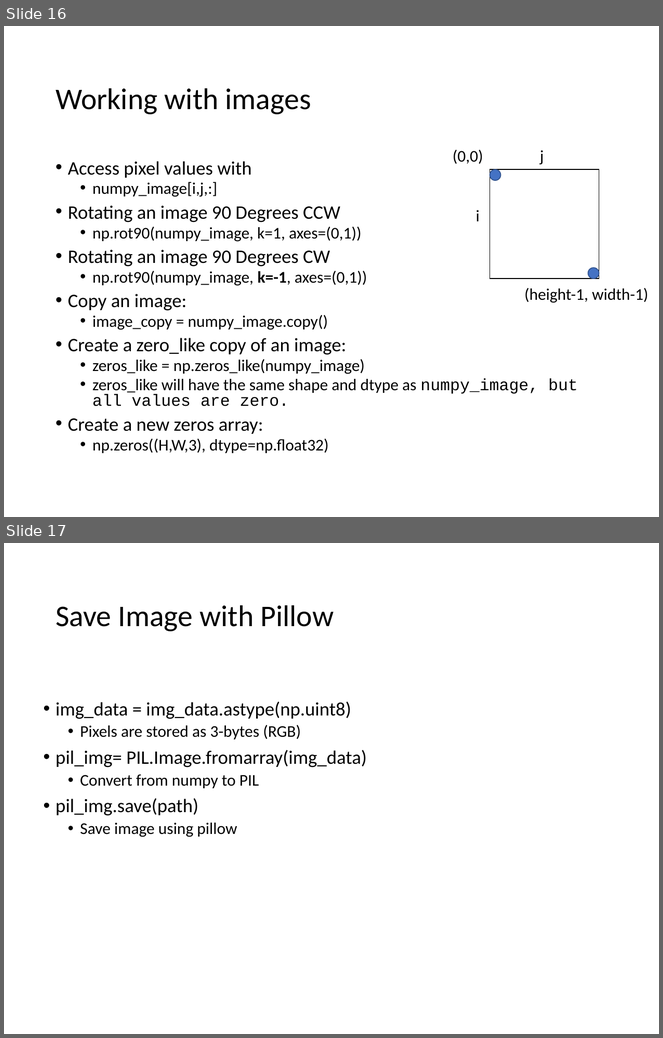
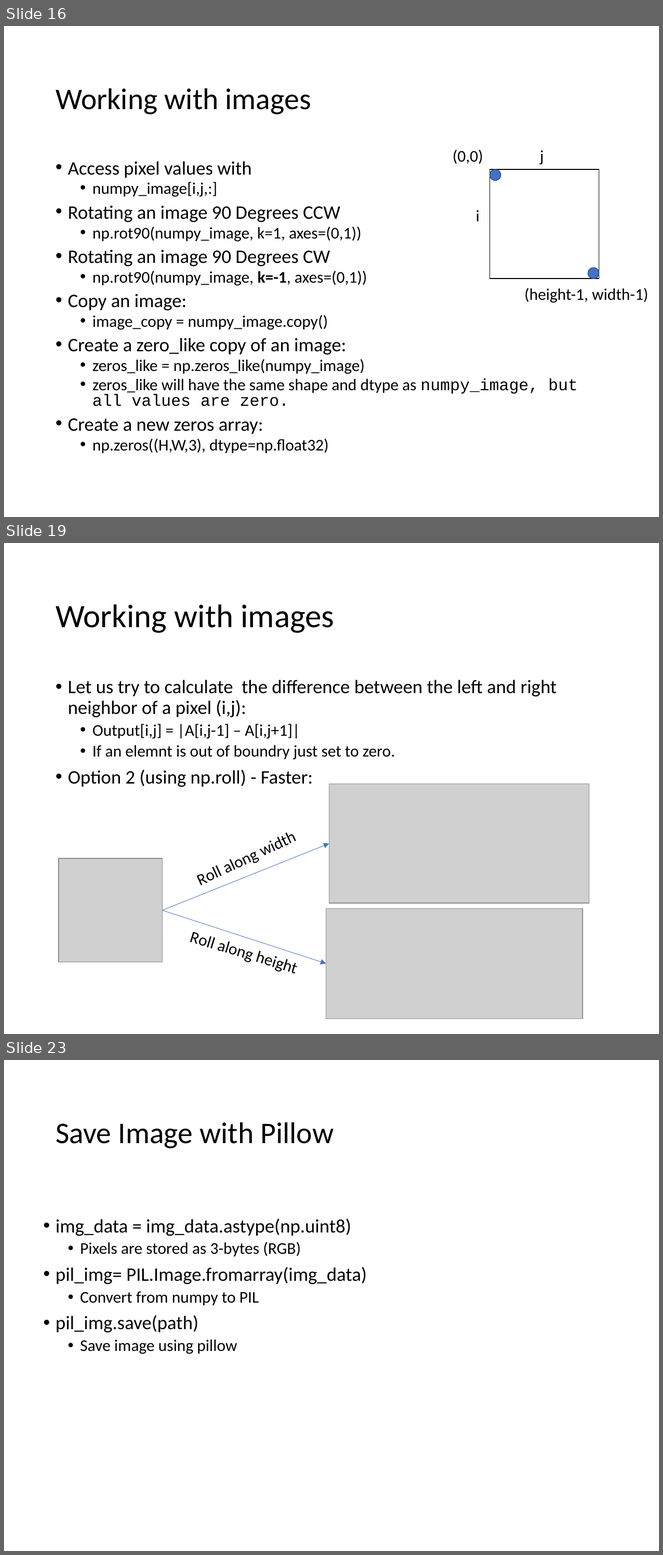
Before and after one commit to lironcohen8/CG_Seam_Carving, a slide deck: Ex1.pptx. Shown one above the other, each under a label of ours: slides 16 and 17 before the commit, slides 16, 19 and 23 after it; the slides between them are not shown. The pictures are 663x1038 and 663x1555 pixels, drawn with LibreOffice and Linux fonts; fonts in the diff are those of the drawing; grey boxes stand for pictures. Boxes give left, top, right and bottom in pixels: in the first picture for what was removed or moved away, otherwise in the second. Text is boxed around its words. In the diff, an @@ line names an element or a change of style, - is before the commit and + after.

```diff
--- a/Ex1.pptx
+++ b/Ex1.pptx
@@ slide 19 added at (4, 543, 659, 1034), background #FFFFFF @@
@@ title added at (55, 604, 334, 633), 36 pt, text #000000 @@
+Working with images
@@ text added at (68, 680, 557, 787), 21 pt, text #000000 @@
+• Let us try to calculate the difference between the left and right neighbor of a pixel (i,j):
+  • Output[i,j] = |A[i,j-1] – A[i,j+1]|
+  • If an elemnt is out of boundry just set to zero.
+• Option 2 (using np.roll) - Faster:
@@ text added at (191, 770, 246, 787), 18 pt, text #000000 @@
+Roll along width
@@ picture added at (329, 784, 589, 903) @@
@@ arrow added from (163, 911) to (329, 844), #4472C4 0.5 pt @@
@@ picture added at (59, 859, 162, 962) @@
@@ arrow added from (163, 911) to (326, 964), #4472C4 0.5 pt @@
@@ picture added at (326, 909, 583, 1019) @@
@@ text added at (189, 932, 213, 949), 18 pt, text #000000 @@
+Roll along height
@@ what was slide 17 is now slide 23 @@
```
Also in this commit, not shown: 5 other slides added, 20 other files.
